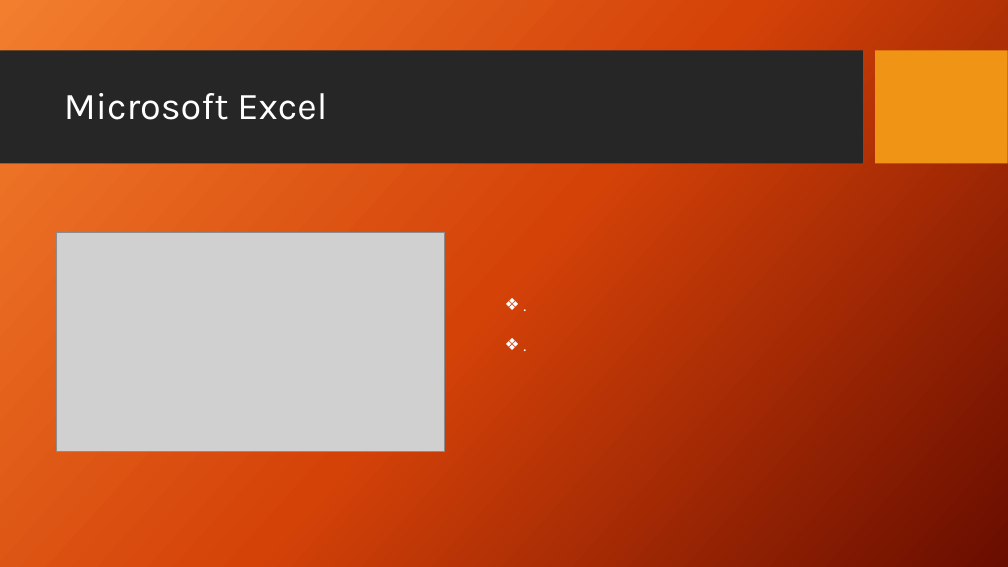
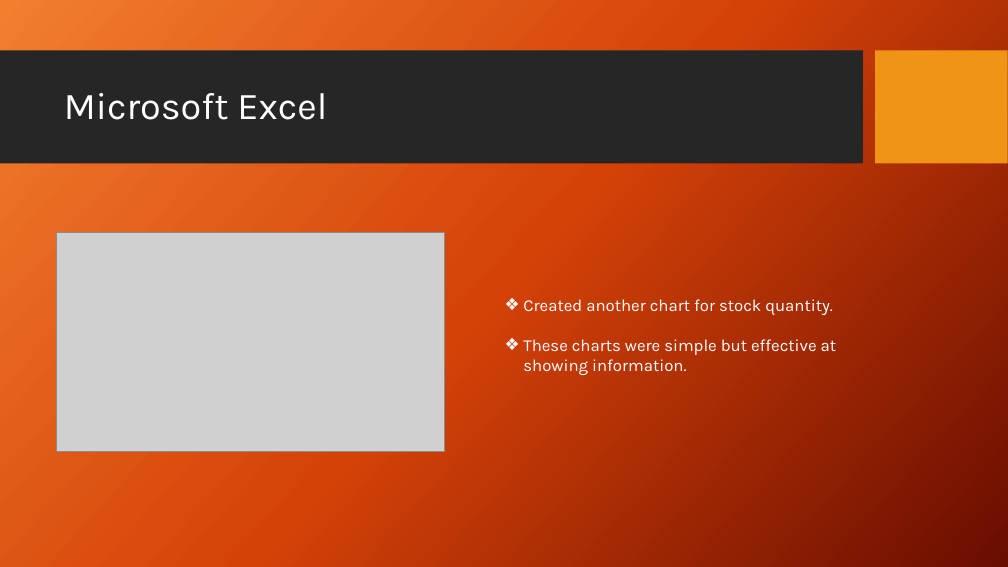
Before and after one commit to GrahamFarrell1984/SAB_Project, a slide deck: slide 11 of Presentation/SAB_Group_Presentation.pptx. Drawn at 1008x567 pixels with LibreOffice and Linux fonts; fonts in the diff are those of the drawing; grey boxes stand for pictures; background and template pictures are left out. Boxes give left, top, right and bottom in pixels: in the first picture for what was removed or moved away, otherwise in the second. Text is boxed around its words. In the diff, an @@ line names an element or a change of style, - is before the commit and + after.

```diff
--- a/Presentation/SAB_Group_Presentation.pptx
+++ b/Presentation/SAB_Group_Presentation.pptx
@@ text at (523, 299, 837, 375): text changed @@
-❖ .
-❖ .
+❖ Created another chart for stock quantity.
+❖ These charts were simple but effective at showing information.
```
Also in this commit, not shown: 3 other slides changed, 9 other files.
